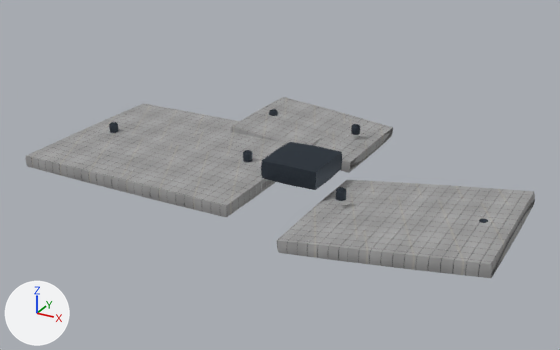
What one commit did to the Blender file assets/ships/parts/blender/greeble_armor_plates_authored.blend.
Before and after are seen from a camera (50 mm lens) standing at (3.77, -5.03, 2.59) and looking at (0.93, 0.13, 0.01). The lights are fixed; the arrows at lower left show +X, +Y and +Z. The picture after the commit comes second.

Names of what the first picture shows: 'greeble_armor_plates_Material_Hull_Merged', 'greeble_armor_plates_Material_Mechanical_Merged'.
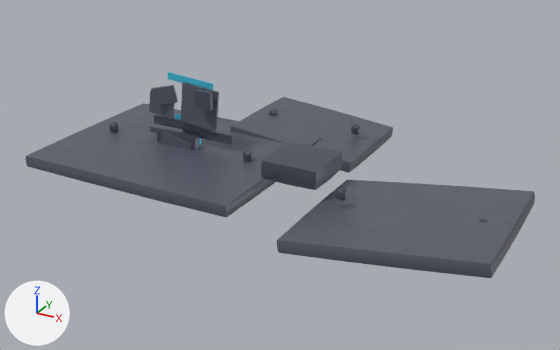
Where the change shows, as pixel boxes (x1, y1, x2, y2) in the pictures (560 x 350 px):
'greeble_armor_plates_Material_Hull_Merged', surface changed (darker)
    both: (25, 97, 535, 278)
'greeble_armor_plates_Material_Mechanical_Merged', surface changed
    both: (109, 109, 488, 223)
'DET_ablative_patch', added
    after: (181, 82, 219, 132)
'DET_plate_bolt_row', added
    after: (154, 115, 212, 135)
'DET_impact_scar', added
    after: (151, 85, 178, 105)
'DET_mount_flange', added
    after: (156, 128, 199, 150)
'DET_cavity_grime_vent', added
    after: (194, 89, 213, 111)
'DET_micro_scratch_plate', added
    after: (149, 90, 175, 120)
'DET_rivet_row', added
    after: (183, 130, 233, 145)
'DET_edge_chamfer_band', added
    after: (168, 72, 213, 90)
'DET_dock_scuff', added
    after: (162, 131, 192, 150)
'DET_panel_line_emphasis', added
    after: (150, 126, 183, 133)

The change, as a diff of the scene's bpy script:
```diff
--- a/assets/ships/parts/blender/greeble_armor_plates_authored.blend.py
+++ b/assets/ships/parts/blender/greeble_armor_plates_authored.blend.py
@@ mat_material_hull @@
 mat_material_hull = bpy.data.materials.new('Material_Hull')
-# nodes: AmbientOcclusion, BsdfPrincipled, Math, NormalMap, OutputMaterial, SeparateColor, TexImage x3
-# uses the picture img_basecolor
-# uses the picture img_normal
-# uses the picture img_orm
+# nodes: BsdfPrincipled, Mix, OutputMaterial, SeparateColor, TexImage
+# colours: grey #616573
+# uses the picture img_greeble_armor_plates_wear_mask_2k_jpg
@@ mat_material_mechanical @@
 mat_material_mechanical = bpy.data.materials.new('Material_Mechanical')
-# nodes: AmbientOcclusion, BsdfPrincipled, OutputMaterial
-# colours: greyish blue #424b55
+# nodes: BsdfPrincipled, Mix, OutputMaterial, SeparateColor, TexImage
+# colours: grey #616573
+# uses the picture img_greeble_armor_plates_wear_mask_2k_jpg
@@ mat_material_accent @@
+mat_material_accent = bpy.data.materials.new('Material_Accent')
+# colours: cyan #45bcda, cyan #2789aa
+# uses the picture img_greeble_armor_plates_wear_mask_2k_jpg
@@ ob_det_edge_chamfer_band @@
+ob_det_edge_chamfer_band = bpy.data.objects.new('DET_edge_chamfer_band', me_cube_010)  # a box spanning x -0.5..0.5, y -0.5..0.5, z -0.5..0.5; modifiers BEVEL, WEIGHTED_NORMAL
+ob_det_edge_chamfer_band.parent = ob_greeble_armor_plates_material_hull_merged
+ob_det_edge_chamfer_band.location = (0.1, 0.085, 0.7)
+ob_det_edge_chamfer_band.rotation_euler = (0.0, 0.08, 0.0)  # degrees (0, 4.6, 0)
+ob_det_edge_chamfer_band.scale = (0.45, 0.015, 0.06)
@@ ob_det_dock_scuff @@
+ob_det_dock_scuff = bpy.data.objects.new('DET_dock_scuff', me_cube_009)  # a box spanning x -0.5..0.5, y -0.5..0.5, z -0.5..0.5; modifiers BEVEL, WEIGHTED_NORMAL
+ob_det_dock_scuff.parent = ob_greeble_armor_plates_material_hull_merged
+ob_det_dock_scuff.location = (0.0, -0.02, 0.1)
+ob_det_dock_scuff.rotation_euler = (0.0, 0.2, 0.0)  # degrees (0, 11, 0)
+ob_det_dock_scuff.scale = (0.3, 0.04, 0.25)
@@ ob_det_rivet_row @@
+ob_det_rivet_row = bpy.data.objects.new('DET_rivet_row', me_cube_008)  # a box spanning x -0.5..0.5, y -0.5..0.5, z -0.5..0.5; modifiers BEVEL, WEIGHTED_NORMAL
+ob_det_rivet_row.parent = ob_greeble_armor_plates_material_hull_merged
+ob_det_rivet_row.location = (0.25, 0.085, 0.25)
+ob_det_rivet_row.scale = (0.5, 0.01, 0.08)
@@ ob_det_impact_scar @@
+ob_det_impact_scar = bpy.data.objects.new('DET_impact_scar', me_cube_007)  # a box spanning x -0.5..0.5, y -0.5..0.5, z -0.5..0.5; modifiers BEVEL, WEIGHTED_NORMAL
+ob_det_impact_scar.parent = ob_greeble_armor_plates_material_hull_merged
+ob_det_impact_scar.location = (-0.15, 0.05, 0.55)
+ob_det_impact_scar.rotation_euler = (0.0, -0.2, 0.3)  # degrees (0, -11, 17)
+ob_det_impact_scar.scale = (0.2, 0.03, 0.15)
@@ ob_det_mount_flange @@
+ob_det_mount_flange = bpy.data.objects.new('DET_mount_flange', me_cube_006)  # a box spanning x -0.5..0.5, y -0.5..0.5, z -0.5..0.5; modifiers BEVEL, WEIGHTED_NORMAL
+ob_det_mount_flange.parent = ob_greeble_armor_plates_material_hull_merged
+ob_det_mount_flange.location = (0.0, 0.0, 0.05)
+ob_det_mount_flange.scale = (0.4, 0.06, 0.4)
@@ ob_det_cavity_grime_vent @@
+ob_det_cavity_grime_vent = bpy.data.objects.new('DET_cavity_grime_vent', me_cube_005)  # a box spanning x -0.5..0.5, y -0.5..0.5, z -0.5..0.5; modifiers BEVEL, WEIGHTED_NORMAL
+ob_det_cavity_grime_vent.parent = ob_greeble_armor_plates_material_hull_merged
+ob_det_cavity_grime_vent.location = (0.3, -0.02, 0.6)
+ob_det_cavity_grime_vent.scale = (0.15, 0.04, 0.15)
@@ ob_det_micro_scratch_plate @@
+ob_det_micro_scratch_plate = bpy.data.objects.new('DET_micro_scratch_plate', me_cube_004)  # a box spanning x -0.5..0.5, y -0.5..0.5, z -0.5..0.5; modifiers BEVEL, WEIGHTED_NORMAL
+ob_det_micro_scratch_plate.parent = ob_greeble_armor_plates_material_hull_merged
+ob_det_micro_scratch_plate.location = (-0.2, 0.07, 0.45)
+ob_det_micro_scratch_plate.rotation_euler = (0.0, 0.15, 0.0)  # degrees (0, 8.6, 0)
+ob_det_micro_scratch_plate.scale = (0.25, 0.015, 0.2)
@@ ob_det_faction_stripe_port @@
+ob_det_faction_stripe_port = bpy.data.objects.new('DET_faction_stripe_port', me_cube_010.copy())  # modifiers BEVEL, WEIGHTED_NORMAL
+ob_det_faction_stripe_port.parent = ob_greeble_armor_plates_material_hull_merged
+ob_det_faction_stripe_port.location = (0.15, 0.1, 0.15)
+ob_det_faction_stripe_port.scale = (0.04, 0.02, 0.45)
@@ ob_det_panel_line_emphasis @@
+ob_det_panel_line_emphasis = bpy.data.objects.new('DET_panel_line_emphasis', me_cube_002)  # a box spanning x -0.5..0.5, y -0.5..0.5, z -0.5..0.5; modifiers BEVEL, WEIGHTED_NORMAL
+ob_det_panel_line_emphasis.parent = ob_greeble_armor_plates_material_hull_merged
+ob_det_panel_line_emphasis.location = (-0.1, 0.09, 0.2)
+ob_det_panel_line_emphasis.rotation_euler = (0.0, 0.0, 0.05)  # degrees (0, 0, 2.9)
+ob_det_panel_line_emphasis.scale = (0.5, 0.015, 0.05)
@@ ob_det_ablative_patch @@
+ob_det_ablative_patch = bpy.data.objects.new('DET_ablative_patch', me_cube_001)  # a box spanning x -0.5..0.5, y -0.5..0.5, z -0.5..0.5; modifiers BEVEL, WEIGHTED_NORMAL
+ob_det_ablative_patch.parent = ob_greeble_armor_plates_material_hull_merged
+ob_det_ablative_patch.location = (0.2, 0.06, 0.5)
+ob_det_ablative_patch.rotation_euler = (0.0, 0.1, 0.0)  # degrees (0, 5.7, 0)
+ob_det_ablative_patch.scale = (0.35, 0.025, 0.35)
@@ ob_det_plate_bolt_row @@
+ob_det_plate_bolt_row = bpy.data.objects.new('DET_plate_bolt_row', me_cube)  # a box spanning x -0.5..0.5, y -0.5..0.5, z -0.5..0.5; modifiers BEVEL, WEIGHTED_NORMAL
+ob_det_plate_bolt_row.parent = ob_greeble_armor_plates_material_hull_merged
+ob_det_plate_bolt_row.location = (0.0, 0.08, 0.3)
+ob_det_plate_bolt_row.scale = (0.6, 0.012, 0.08)
```
